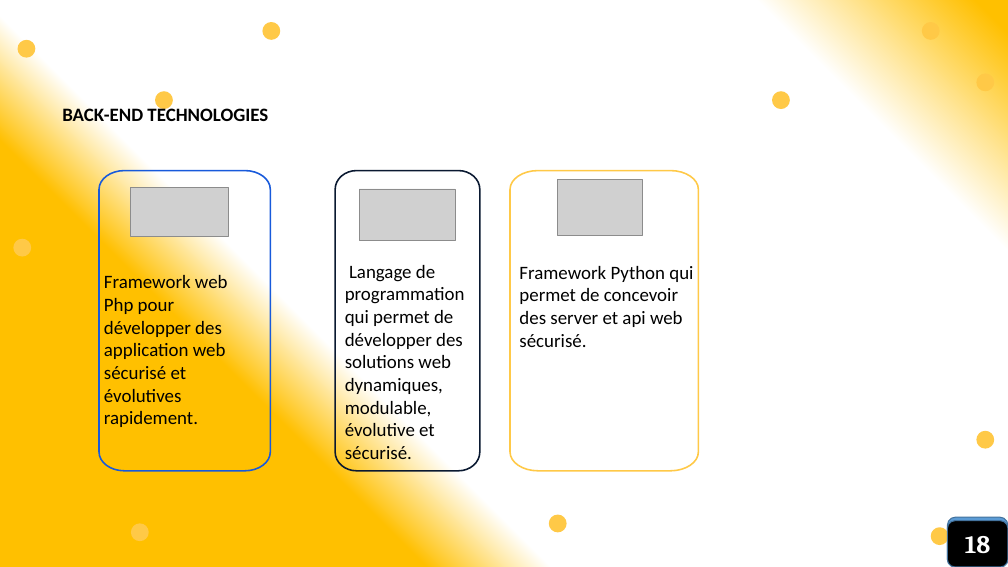
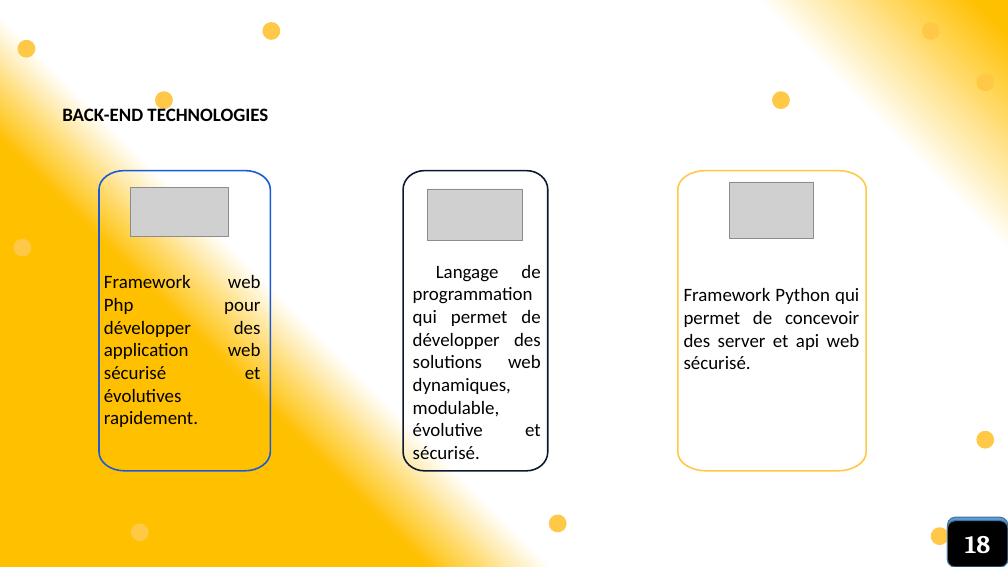
Before and after one commit to miguelnkono/documents, a slide deck: slide 20 of NetBotPW.pptx (slide 19 before the commit). Drawn at 1008x567 pixels with LibreOffice and Linux fonts; fonts in the diff are those of the drawing; grey boxes stand for pictures. Boxes give left, top, right and bottom in pixels: in the first picture for what was removed or moved away, otherwise in the second. Text is boxed around its words. In the diff, an @@ line names an element or a change of style, - is before the commit and + after.

```diff
--- a/NetBotPW.pptx
+++ b/NetBotPW.pptx
@@ 1 picture, 1 text, 1 freeform shape: place and size @@
-1 picture, 1 text, 1 freeform shape at [334,169,481,472]
+1 picture, 1 text, 1 freeform shape at [402,169,548,472]
@@ freeform shape: place and size @@
-freeform shape at [508,169,699,472]
+freeform shape at [676,169,867,472]
@@ picture: place and size @@
-picture at [558,179,643,235]
+picture at [730,182,814,238]
@@ alignment left to justified in 3 elements at [104,273,198,427], [413,265,541,465], [684,288,860,369] @@
@@ text "Framework Python qui permet de ...": place and size @@
-text "Framework Python qui permet de ..." at [519,266,693,347]
+text "Framework Python qui permet de ..." at [684,288,860,369]
```
Also in this commit, not shown: 4 other slides changed, 1 slide added, 3 other files.
